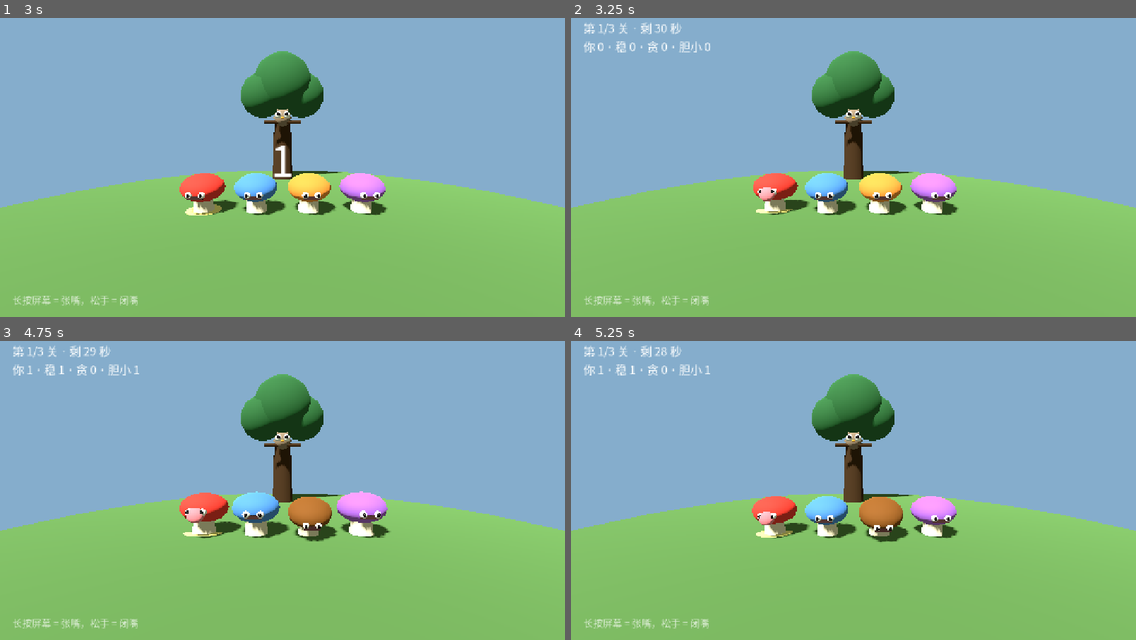
Above: before the commit, frames 1-4 (two rows, left to right).
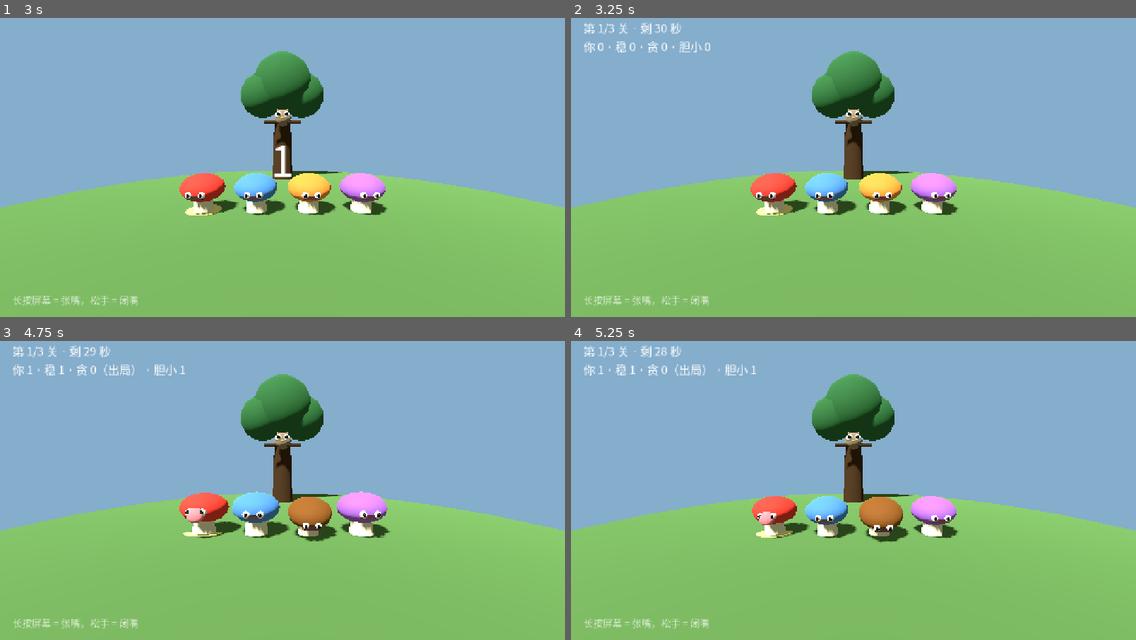
Above: after the commit, the same moments.

Repository: tuzkimo/fungi-party
Game: Godot game, scene res://game/minigame/owl.tscn
Same seed, same stepped clock (60 frames per second), same inputs: the game is played once before the commit and once after it. This scene is started directly instead of the project's main scene.
Inputs (mouse positions are in pixels of both pictures, inside the frame that each line leads up to):
- Up to frame 1 (3 s): tap Enter at 0.5, 2.75 s; move the mouse to (406, 143) at 0.52 s; hold D (move_right) 0.53-1.25 s; hold Shift (run) 0.53-1.25 s; click (406, 143) at 0.67 s; tap Space (jump) at 0.77, 2 s; drag from (169, 173) to (254, 221) at 1.27 s; move the mouse to (339, 89) at 2.02 s; hold D (move_right) 2.03-2.75 s; hold Shift (run) 2.03-2.75 s; drag from (254, 221) to (113, 110) at 2.77 s
- Up to frame 2 (3.25 s): no input
- Up to frame 3 (4.75 s): move the mouse to (452, 529) at 3.52 s; hold A (move_left) 3.53-4.25 s; hold Ctrl (orbit) 3.53-4.25 s; tap Space (jump) at 3.77 s; tap Shift (run) at 3.8 s; drag from (113, 433) to (197, 400) at 4.27 s
- Up to frame 4 (5.25 s): move the mouse to (881, 481) at 5.02 s; hold S (move_back) from 5.03 s (still down); hold Shift (run) from 5.03 s (still down); click (881, 481) at 5.17 s

Frame 1 is identical in both runs. In frame 2, 0.4% of the frame differs, in the area x 31-42%, y 52-67%; in frame 3, 0.2%; in frame 4, 0.2%.

Commit message:
猫头鹰喂食：按评审修输入残留、结算出局标记与几处收尾

Diff:
--- a/game/config.gd
+++ b/game/config.gd
@@ -85,7 +85,7 @@
 const TENT_POS := Vector3(-8.0, 0.0, 2.0)
 const RESTAURANT_POS := Vector3(8.0, 0.0, 2.0)
 const OWL_TREE_POS := Vector3(-8.0, 0.0, 10.0)
-## 六个 POI 的位置（和 forest.tscn 里摆的一致）：树和石头不往它们跟前长
+## 七个 POI 的位置（和 forest.tscn 里摆的一致）：树和石头不往它们跟前长
 const POI_SPOTS: Array[Vector3] = [
 	Vector3(0.0, 0.0, -14.0), Vector3(7.0, 0.0, -11.0), Vector3(-7.0, 0.0, -11.0),
 	Vector3(0.0, 0.0, 11.0), TENT_POS, RESTAURANT_POS, OWL_TREE_POS,
--- a/game/minigame/owl.gd
+++ b/game/minigame/owl.gd
@@ -84,6 +84,8 @@
 		# 返回键：先弹暂停面板（再按一次继续）
 		if get_tree().paused:
 			get_tree().paused = false
+			# 暂停期间收不到抬手事件，恢复时把手指状态丢掉，免得嘴一直张着
+			_eat.finger = -1
 			_ui.hide_pause()
 		else:
 			_ui.show_pause()
@@ -109,7 +111,7 @@
 	if _timer <= 0.0:
 		_countdown_shown = -1
 		_ui.hide_countdown()
-		_phase = Phase.PLAY
+		_enter_play()
 
 
 func _play(delta: float) -> void:
@@ -118,7 +120,7 @@
 	_round.tick(delta * speed, _presses())
 	_drain_events()
 	_update_visuals(delta)
-	_ui.set_hud(_round.level + 1, _round.time_left, _scores(), _round.player_out())
+	_ui.set_hud(_round.level + 1, _round.time_left, _scores(), _outs())
 	if not _round.level_over:
 		return
 	_round.mouths[OwlRound.PLAYER].open = false
@@ -139,10 +141,18 @@
 		return
 	_ui.hide_countdown()
 	_round.start_level(_round.level + 1)
+	_enter_play()
+
+
+## 进对战那一刻把输入清零：倒数时拇指搭在屏幕上、暂停时松手（暂停期间收不到抬手事件），
+## 不清就会带着一张「自己张开的嘴」进场，第一颗正好是屎时玩家完全解释不了。
+func _enter_play() -> void:
+	_eat.finger = -1
 	_phase = Phase.PLAY
-
-
-## 只有对战阶段才喂输入：倒数、关间停顿、结算时的残留手指一律不算。
+	_ui.set_hud(_round.level + 1, _round.time_left, _scores(), _outs())
+
+
+## 只有对战阶段才喂输入。
 func _presses() -> Array:
 	if _phase != Phase.PLAY:
 		return [false, false, false, false]
@@ -155,6 +165,13 @@
 	for mouth in _round.mouths:
 		scores.append(mouth.score)
 	return scores
+
+
+func _outs() -> Array:
+	var outs := []
+	for mouth in _round.mouths:
+		outs.append(mouth.out)
+	return outs
 
 
 func _drain_events() -> void:
@@ -183,7 +200,8 @@
 func _rows(order: Array) -> Array:
 	var rows := []
 	for index in order:
-		rows.append({"name": SEAT_NAMES[index], "score": _round.mouths[index].score})
+		var mouth: OwlRound.Mouth = _round.mouths[index]
+		rows.append({"name": SEAT_NAMES[index], "score": mouth.score, "out": mouth.out})
 	return rows
 
 
--- a/game/minigame/owl_round.gd
+++ b/game/minigame/owl_round.gd
@@ -64,17 +64,10 @@
 	return mouths[PLAYER].out
 
 
-func tick(delta: float, presses: Array) -> Dictionary:
-	var eaten: Array[bool] = []
-	var pooped: Array[bool] = []
-	var missed: Array[bool] = []
-	for i in SEATS:
-		eaten.append(false)
-		pooped.append(false)
-		missed.append(false)
-	var result := {"eaten": eaten, "pooped": pooped, "missed": missed, "level_over": level_over}
+## 结果只有两条通道：座位的状态（score/open/out）和 events。没有第二份返回值。
+func tick(delta: float, presses: Array) -> void:
 	if level_over:
-		return result
+		return
 
 	mouths[PLAYER].open = bool(presses[PLAYER]) and not mouths[PLAYER].out
 
@@ -97,7 +90,7 @@
 				mouth.flying -= step
 				if mouth.flying <= 0.0:
 					arrived = true
-					_arrive(i, open_now, eaten, pooped, missed)
+					_arrive(i, open_now)
 			if not arrived and mouth.wait > 0.0:
 				mouth.wait = maxf(0.0, mouth.wait - step)
 				if mouth.wait <= 0.0:
@@ -107,10 +100,14 @@
 			level_over = true
 			break
 
-	if not level_over:
-		_refresh_open()
-	result["level_over"] = level_over
-	return result
+	if left > 0.0:
+		# shortcut: 一帧要超过 MAX_STEPS 个子步（极端掉帧 + 快进）时，多余的模拟时间直接丢掉。
+		# 后果只是这一关的钟走慢一点，不会错判、不会重复计分；真出现再补。
+		time_left = maxf(0.0, time_left - left)
+		if time_left <= 0.0:
+			level_over = true
+			return
+	_refresh_open()
 
 
 func _is_open(seat: int) -> bool:
@@ -122,7 +119,7 @@
 	return mouth.lead >= 0.0 and mouth.flying > 0.0 and mouth.flying <= mouth.lead
 
 
-func _arrive(seat: int, open_now: bool, eaten: Array, pooped: Array, missed: Array) -> void:
+func _arrive(seat: int, open_now: bool) -> void:
 	var mouth: Mouth = mouths[seat]
 	mouth.flying = 0.0
 	if mouth.out:
@@ -131,14 +128,11 @@
 	if open_now and mouth.poop:
 		mouth.out = true
 		mouth.open = false
-		pooped[seat] = true
 		events.append({"kind": "poop", "seat": seat})
 	elif open_now:
 		mouth.score += 1
-		eaten[seat] = true
 		events.append({"kind": "eat", "seat": seat})
 	else:
-		missed[seat] = true
 		events.append({"kind": "miss", "seat": seat})
 	mouth.poop = false
 	mouth.lead = -1.0
--- a/game/minigame/owl_ui.gd
+++ b/game/minigame/owl_ui.gd
@@ -177,18 +177,17 @@
 
 
 ## 两行：关卡与剩余时间 / 四个人的分数（出局的标出来）。
-func set_hud(level: int, time_left: float, scores: Array, player_out: bool) -> void:
+func set_hud(level: int, time_left: float, scores: Array, outs: Array) -> void:
 	var head := "第 %d/%d 关 · 剩 %d 秒" % [level, Config.OWL_SECONDS.size(), ceili(time_left)]
-	if player_out:
-		head += " · 你已出局"
 	var parts := PackedStringArray()
 	for i in scores.size():
 		var name := String(_names[i]) if i < _names.size() else str(i)
-		parts.append("%s %d" % [name, int(scores[i])])
+		var out := bool(outs[i]) if i < outs.size() else false
+		parts.append("%s %d%s" % [name, int(scores[i]), "（出局）" if out else ""])
 	_hud.text = "%s\n%s" % [head, " · ".join(parts)]
 
 
-## rows：按名次排好的 [{"name": String, "score": int}]。
+## rows：按名次排好的 [{"name": String, "score": int, "out": bool}]。
 func show_result(rank: int, earned: int, rows: Array) -> void:
 	_result.visible = true
 	_countdown.visible = false
@@ -197,7 +196,8 @@
 	var lines := PackedStringArray()
 	for row in rows:
 		var mark := "▶ " if String(row["name"]) == "你" else "　"
-		lines.append("%s%s　%d 分" % [mark, String(row["name"]), int(row["score"])])
+		var out := "（出局）" if bool(row.get("out", false)) else ""
+		lines.append("%s%s　%d 分%s" % [mark, String(row["name"]), int(row["score"]), out])
 	_rows.text = "\n".join(lines)
 
 
--- a/tests/test_owl_round.gd
+++ b/tests/test_owl_round.gd
@@ -137,7 +137,21 @@
 	check_eq(r.level, 1, "关卡号推进")
 	check_eq(r.mouths[SEAT].score, 1, "分数跨关保留")
 	check(not r.level_over, "新一关重新开始")
-	check(not r.mouths[SEAT].out, "新一关没人出局")
+
+
+## 出局只在本关有效：下一关四个人都得回来，而且还能继续得分。
+func test_out_resets_next_level() -> void:
+	var r := _round()
+	_freeze(r)
+	_drop(r, SEAT, true, 0.2)
+	_run(r, 0.2, true)
+	check(r.mouths[SEAT].out, "第一关吃屎出局")
+	r.start_level(1)
+	check(not r.mouths[SEAT].out, "新一关复活")
+	_freeze(r)
+	_drop(r, SEAT, false, 0.2)
+	_run(r, 0.2, true)
+	check_eq(r.mouths[SEAT].score, 1, "复活后还能接着吃糖")
 
 
 func test_level_over_stops_tick() -> void:
@@ -197,9 +211,11 @@
 
 
 func test_coins_by_rank() -> void:
-	check_eq(OwlRound.coins(0), Config.OWL_RANK_COINS[0], "第一名")
-	check_eq(OwlRound.coins(3), Config.OWL_RANK_COINS[3], "最后一名")
-	check_eq(OwlRound.coins(9), Config.OWL_RANK_COINS[3], "名次越界夹到最后")
+	check_eq(OwlRound.coins(0), 70, "第一名 70 币")
+	check_eq(OwlRound.coins(1), 50, "第二名 50 币")
+	check_eq(OwlRound.coins(2), 35, "第三名 35 币")
+	check_eq(OwlRound.coins(3), 20, "最后一名 20 币")
+	check_eq(OwlRound.coins(9), 20, "名次越界夹到最后")
 
 
 func test_levels_get_harder() -> void:
Not shown, changed: docs/superpowers/plans/2026-10-24-owl-candy.md
